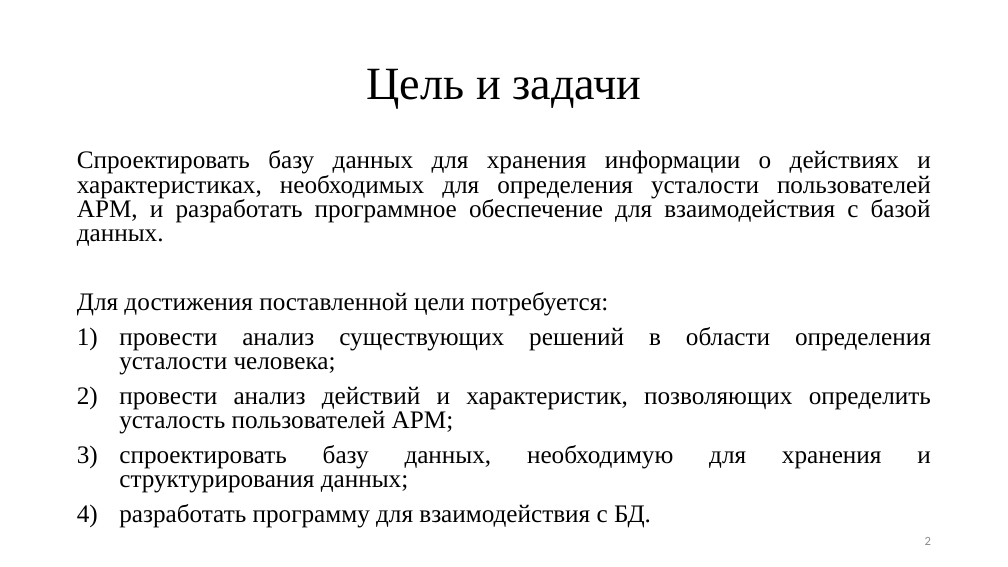
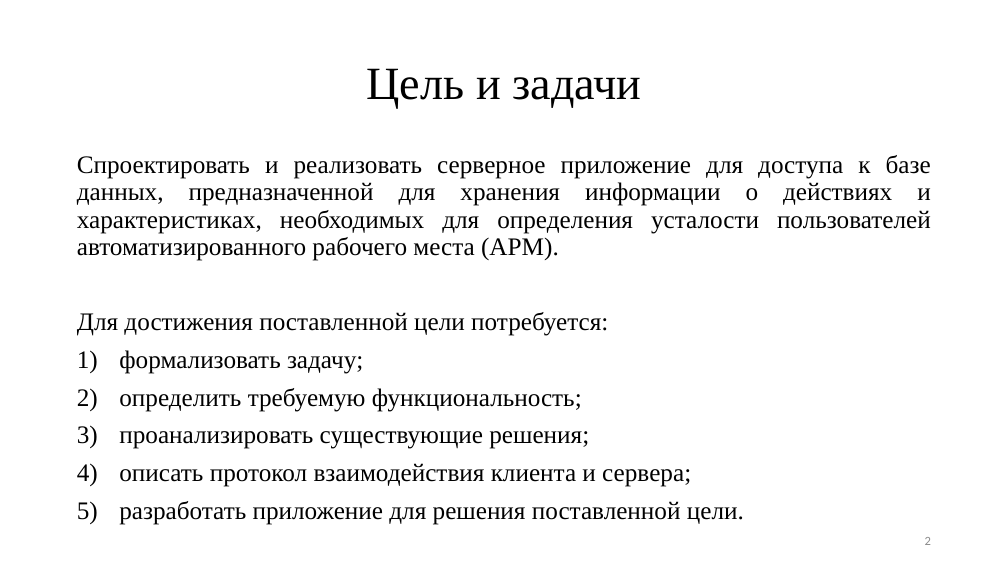
Before and after one commit to TheSawIsTheLaw/NetworkingCoursework, a slide deck: slide 2 of documentation/Presentation/presentation.pptx. Drawn at 1008x567 pixels with LibreOffice and Linux fonts; fonts in the diff are those of the drawing. Boxes give left, top, right and bottom in pixels: in the first picture for what was removed or moved away, otherwise in the second. Text is boxed around its words. In the diff, an @@ line names an element or a change of style, - is before the commit and + after.

```diff
--- a/documentation/Presentation/presentation.pptx
+++ b/documentation/Presentation/presentation.pptx
@@ text at (77,155,931,261): text changed @@
-Спроектировать базу данных для хранения информации о действиях и характеристиках, необходимых для определения усталости пользователей АРМ, и разработать программное обеспечение для взаимодействия с базой данных.
+Спроектировать и реализовать серверное приложение для доступа к базе данных, предназначенной для хранения информации о действиях и характеристиках, необходимых для определения усталости пользователей автоматизированного рабочего места (АРМ).
@@ text at (77,312,608,336): line spacing 0.8 to 0.9 @@
@@ text at (119,350,744,525): text changed @@
-1) провести анализ существующих решений в области определения усталости человека;
-2) провести анализ действий и характеристик, позволяющих определить усталость пользователей АРМ;
-3) спроектировать базу данных, необходимую для хранения и структурирования данных;
-4) разработать программу для взаимодействия с БД.
+1) формализовать задачу;
+2) определить требуемую функциональность;
+3) проанализировать существующие решения;
+4) описать протокол взаимодействия клиента и сервера;
+5) разработать приложение для решения поставленной цели.
```
Also in this commit, not shown: 1 other slide changed, 6 slides added, 10 slides removed.
